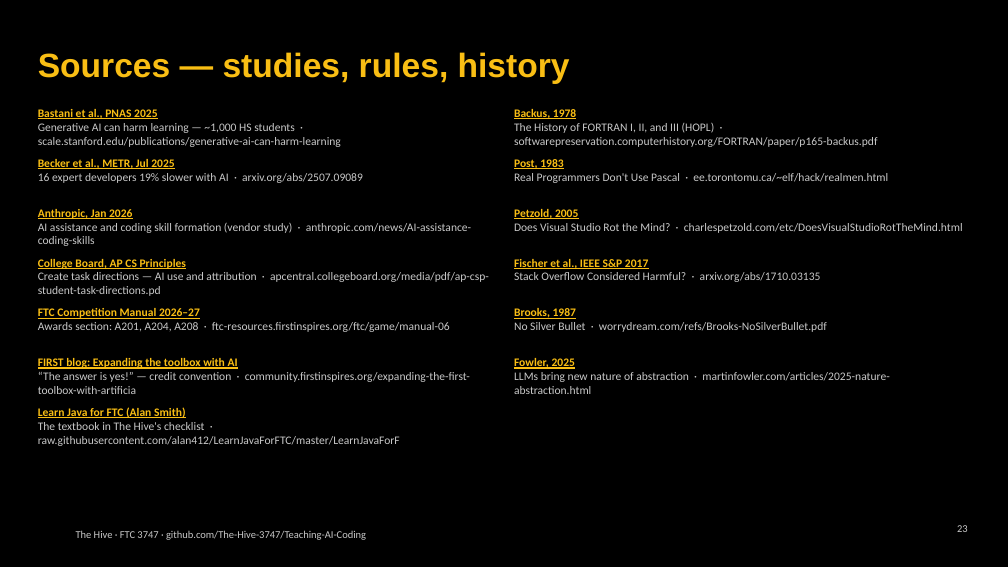
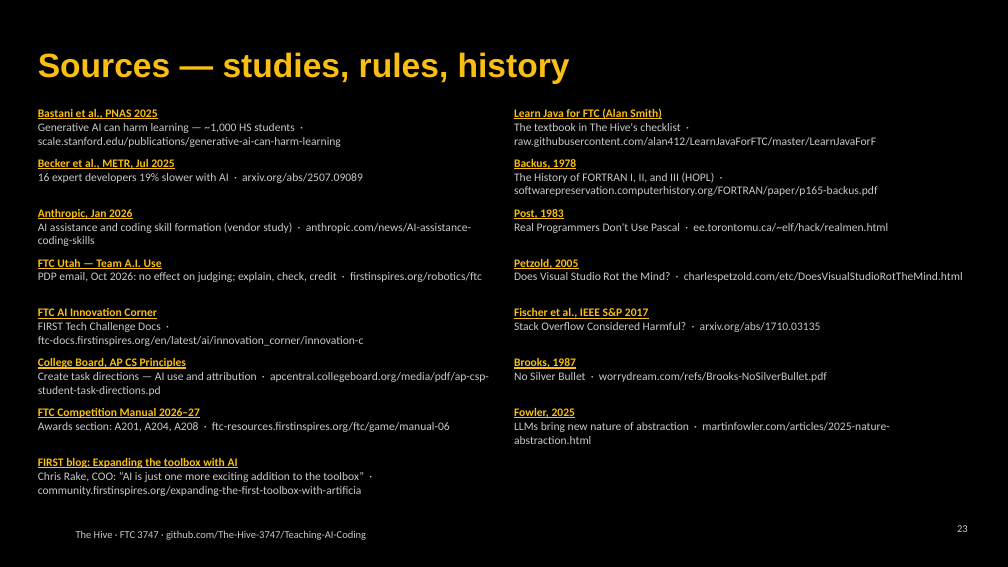
Before and after one commit to The-Hive-3747/Teaching-AI-Coding, a slide deck: slide 23 of slides/kickoff.pptx. Drawn at 1008x567 pixels with LibreOffice and Linux fonts; fonts in the diff are those of the drawing; background and template pictures are left out. Boxes give left, top, right and bottom in pixels: in the first picture for what was removed or moved away, otherwise in the second. Text is boxed around its words. In the diff, an @@ line names an element or a change of style, - is before the commit and + after.

```diff
--- a/slides/kickoff.pptx
+++ b/slides/kickoff.pptx
@@ text added at [514, 108, 876, 147], 11 pt, text #C8C8C8 @@
+Learn Java for FTC (Alan Smith)
+The textbook in The Hive's checklist · raw.githubusercontent.com/alan412/LearnJavaForFTC/master/LearnJavaForF
@@ text at [38, 259, 482, 282]: text changed @@
-College Board, AP CS Principles
-Create task directions — AI use and attribution · apcentral.collegeboard.org/media/pdf/ap-csp-student-task-directions.pd
+FTC Utah — Team A.I. Use
+PDP email, Oct 2026: no effect on judging; explain, check, credit · firstinspires.org/robotics/ftc
@@ text at [38, 308, 364, 346]: text changed @@
-FTC Competition Manual 2026–27
-Awards section: A201, A204, A208 · ftc-resources.firstinspires.org/ftc/game/manual-06
+FTC AI Innovation Corner
+FIRST Tech Challenge Docs · ftc-docs.firstinspires.org/en/latest/ai/innovation_corner/innovation-c
@@ 6 texts: place and size @@
-6 texts at [514, 109, 963, 394]
+6 texts at [514, 159, 963, 444]
@@ text at [38, 357, 489, 396]: text changed @@
-FIRST blog: Expanding the toolbox with AI
-“The answer is yes!” — credit convention · community.firstinspires.org/expanding-the-first-toolbox-with-artificia
+College Board, AP CS Principles
+Create task directions — AI use and attribution · apcentral.collegeboard.org/media/pdf/ap-csp-student-task-directions.pd
@@ text at [38, 408, 450, 432]: text changed @@
-Learn Java for FTC (Alan Smith)
-The textbook in The Hive's checklist · raw.githubusercontent.com/alan412/LearnJavaForFTC/master/LearnJavaForF
+FTC Competition Manual 2026–27
+Awards section: A201, A204, A208 · ftc-resources.firstinspires.org/ftc/game/manual-06
@@ text added at [38, 458, 364, 496], 11 pt, text #C8C8C8 @@
+FIRST blog: Expanding the toolbox with AI
+Chris Rake, COO: “AI is just one more exciting addition to the toolbox” · community.firstinspires.org/expanding-the-first-toolbox-with-artificia
```
Also in this commit, not shown: 2 other slides changed, 7 other files.
